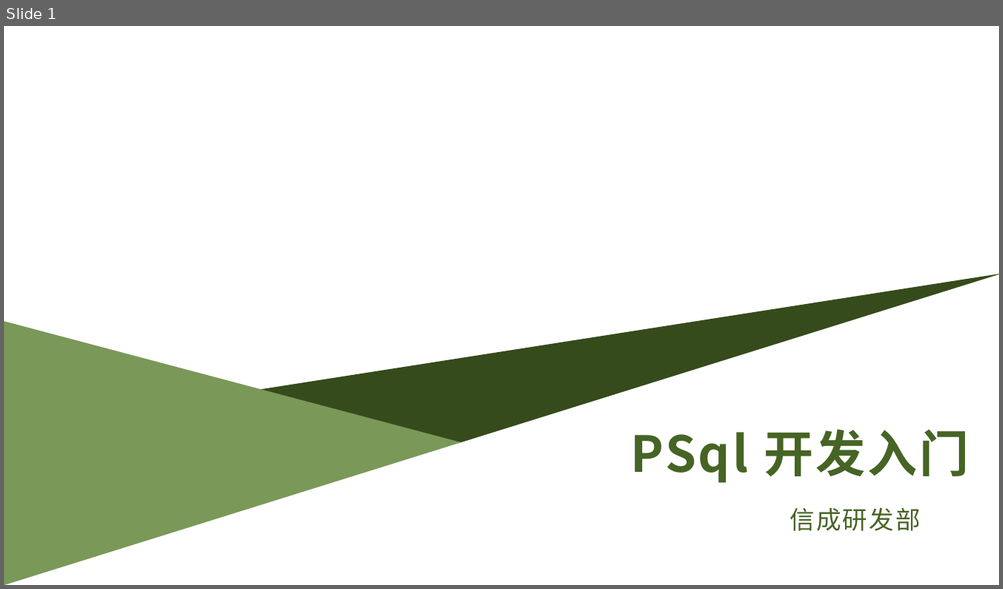
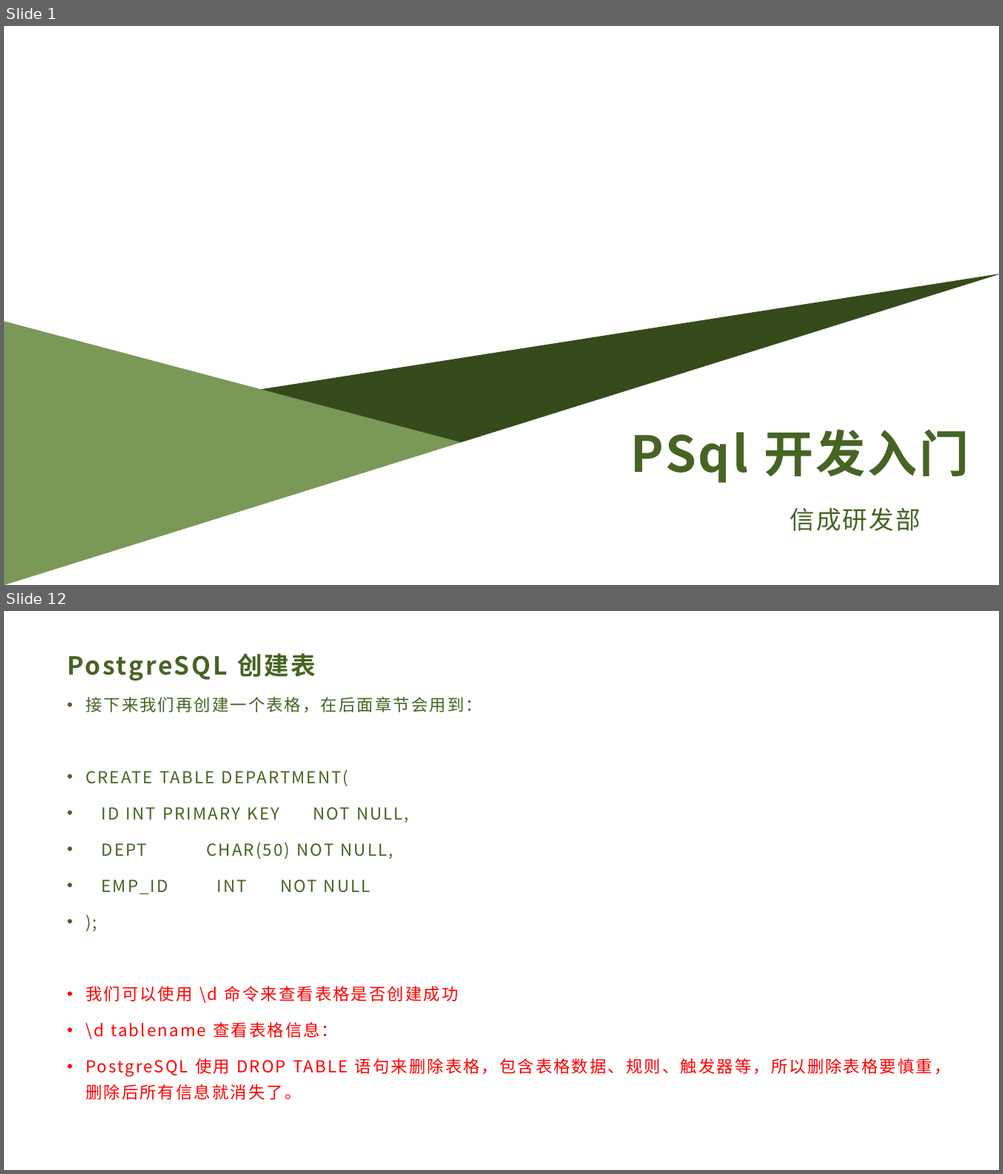
Before and after one commit to dyg540/cpp-study-2020, a slide deck: PSql入门.pptx. Shown one above the other, each under a label of ours: slide 1 before the commit, slides 1 and 12 after it; the slides between them are not shown. The pictures are 1003x589 and 1003x1174 pixels, drawn with LibreOffice and Linux fonts; fonts in the diff are those of the drawing; background and template pictures are left out. Boxes give left, top, right and bottom in pixels: in the first picture for what was removed or moved away, otherwise in the second. Text is boxed around its words. In the diff, an @@ line names an element or a change of style, - is before the commit and + after.

```diff
--- a/PSql入门.pptx
+++ b/PSql入门.pptx
@@ slide 12 added at (4,611,999,1170), background #FFFFFF @@
@@ title added at (67,653,316,681), 24 pt, text #466424, bold @@
+PostgreSQL 创建表
@@ text added at (85,697,950,1100), 16 pt, text #466424 @@
+• 接下来我们再创建一个表格，在后面章节会用到：
+• CREATE TABLE DEPARTMENT(
+• ID INT PRIMARY KEY NOT NULL,
+• DEPT CHAR(50) NOT NULL,
+• EMP_ID INT NOT NULL
+• );
+• 我们可以使用 \d 命令来查看表格是否创建成功
+• \d tablename 查看表格信息：
+• PostgreSQL 使用 DROP TABLE 语句来删除表格，包含表格数据、规则、触发器等，所以删除表格要慎重，删除后所有信息就消失了。
```
Also in this commit, not shown: 1 slide changed, 15 other slides added, 1 slide removed, 3 other files.
